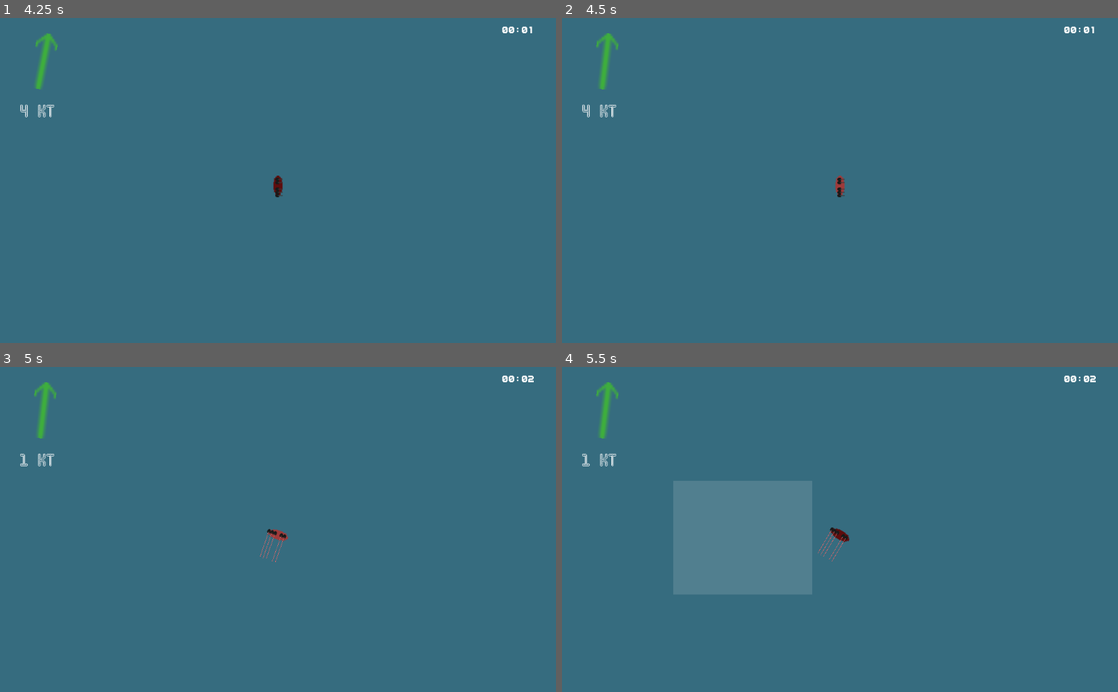
Above: before the commit, frames 1-4 (two rows, left to right).
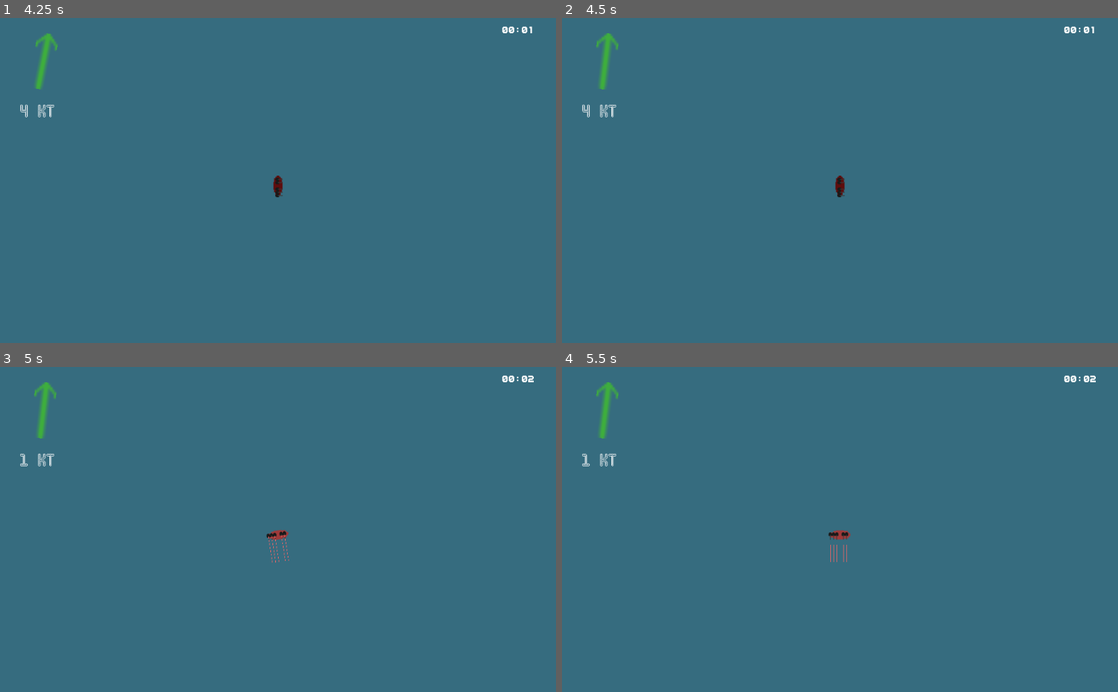
Above: after the commit, the same moments.

Repository: peter-shaw-benson/naval-game
Game: Godot game, scene res://gui/Primary Settings.tscn
Same seed, same stepped clock (60 frames per second), same inputs: the game is played once before the commit and once after it. This scene is started directly instead of the project's main scene.
Inputs (mouse positions are in pixels of both pictures, inside the frame that each line leads up to):
- Up to frame 1 (4.25 s): tap Enter at 0.5 s; move the mouse to (400, 164) at 0.52 s; hold Alt (modifier) 0.53-1.25 s; click (400, 164) at 0.67 s; tap Q (patrol) at 0.8 s; click "Main Menu" at 1.25 s; click "Start Game (New Version)" at 2 s; click "Start Game" at 2.75 s; drag from (55, 112) to (278, 187) at 3.52 s
- Up to frame 2 (4.5 s): hold B (stop) from 4.28 s (still down); click (840, 187) at 4.42 s
- Up to frame 3 (5 s): keep holding B (stop); right-click (278, 536) at 4.55 s
- Up to frame 4 (5.5 s): release B (stop) at 5 s; drag from (812, 594) to (673, 480) at 5.02 s

Frame 1 is identical in both runs. In frame 2, less than 0.1% of the frame differs, in the area x 49-51%, y 48-55%; in frame 3, 0.2%; in frame 4, 8.9%, in the area x 20-52%, y 35-70%.

Commit message:
adding ghost sprites

Diff:
--- a/Game Map/LineDrawer.gd
+++ b/Game Map/LineDrawer.gd
@@ -1,6 +1,8 @@
 extends Node2D
 
 var ship_list: Array
+
+var temp_target = Vector2(0,0)
 
 func _ready():
 	pass
@@ -20,7 +22,11 @@
 			#draw_circle(ship.global_position, ship.get_hiding(), Color8(211, 84, 0, 40))
 			if ship and ship.get_path_showing():
 				if ship.is_patrolling() == false:
-					draw_line(ship.global_position, ship.current_target, Color.green, 1.5)
+					if Input.is_action_pressed("right_click") and ship.selected:
+						# kinda a hacky way to do it, but works with the new released logic
+						draw_line(ship.global_position, temp_target, Color.green, 1.5)
+					else:
+						draw_line(ship.global_position, ship.current_target, Color.green, 1.5)
 
 				if !("PlaneSquad" in ship.get_name()) and len(ship.target_array) >= 1:
 					draw_line(ship.current_target, ship.target_array[0], Color.green, 1.5)
@@ -28,3 +34,6 @@
 					if len(ship.target_array) >= 2:
 						for i in range(1,len(ship.target_array)):
 							draw_line(ship.target_array[i-1], ship.target_array[i], Color.green, 1.5)
+
+func set_temp_target(temp_target):
+	self.temp_target = temp_target
--- a/Game Map/SelectionBox.gd
+++ b/Game Map/SelectionBox.gd
@@ -8,7 +8,8 @@
 var select_rect = RectangleShape2D.new()  # Collision shape for drag box.
 
 var dragging_right = false
-var right_mouse_pos = Vector2.ZERO
+var initial_right_mouse_pos = Vector2.ZERO
+var final_right_mouse_pos = Vector2.ZERO
 
 # implement this later lmao
 var formations = [
@@ -29,34 +30,37 @@
 	if event is InputEventMouseButton and event.button_index == 2:
 		if event.pressed:
 			dragging_right = true
-			right_mouse_pos = event.position
-
-			#print(selected_ships)
-
-			if len(selected_ships) == 1:
-				var selected_ship: ShipScene = selected_ships[0]
-
-				if selected_ship.is_in_group("player") and selected_ship.is_in_group("ship"):
-					selected_ship.handle_right_click(event.position)
-
-			# if there's multiple ships
-			else:
-				move_in_formation(event.position)
+			initial_right_mouse_pos = event.position
+
+			#print("right mouse clicked")
+			get_parent().get_node("LineDrawer").set_temp_target(event.position)
+
 		# if the right mouse is released
 		# need to add a "final angle" to the ship targeting
 		else:
 			dragging_right = false
+			final_right_mouse_pos = event.position
+
 
 			if len(selected_ships) == 1:
 				var selected_ship: ShipScene = selected_ships[0]
 
-				var angle_to_mouse = selected_ship.global_position.angle_to(event.position)
-				#print(angle_to_mouse)
-
 				if selected_ship.is_in_group("player") and selected_ship.is_in_group("ship"):
-					selected_ship.handle_final_turn(event.position)
+					selected_ship.handle_right_click(initial_right_mouse_pos)
+
+			# if there's multiple ships
 			else:
-				handle_final_turn(event.position)
+				move_in_formation(initial_right_mouse_pos)
+
+			if len(selected_ships) == 1:
+				var selected_ship: ShipScene = selected_ships[0]
+
+				if selected_ship.is_in_group("player") and selected_ship.is_in_group("ship"):
+					selected_ship.handle_final_turn(final_right_mouse_pos)
+			else:
+				self.handle_squadron_turn(final_right_mouse_pos)
+
+
 
 
 func _unhandled_input(event):
@@ -99,10 +103,10 @@
 			for item in selected:
 				# need to check if it's in the right group
 
-				if item.collider.is_in_group("ship"):
+				if item.collider.is_in_group("ship") and not item.collider in selected_ships:
 					selected_ships.append(item.collider)
 
-					#print(item.collider)
+				#print(item.collider)
 					item.collider.select()
 
 	if event is InputEventMouseMotion and dragging:
@@ -114,7 +118,7 @@
 				Color(.9, .9, .9, 0.15), true)
 
 	if dragging_right:
-		draw_line(right_mouse_pos, get_global_mouse_position(), Color.purple, 1.0)
+		draw_line(initial_right_mouse_pos, get_global_mouse_position(), Color.purple, 1.0)
 
 func _process(delta):
 	update()
@@ -123,7 +127,8 @@
 	if Input.is_action_pressed("modifier"):
 
 		for s in selected_ships:
-			s.handle_right_click(event_position)
+			#s.handle_right_click(event_position)
+			pass
 
 	else:
 		if len(selected_ships) > 1:
@@ -137,28 +142,38 @@
 			# finally, we create "virtual targets" for all the ships, and handle the right click
 			var virtual_target = Vector2(0,0)
 
+			#print(selected_ships)
+			#print(selected)
 			for s in selected_ships:
 				virtual_target = s.global_position + target_vector
 				s.handle_right_click(virtual_target)
 
 
-func handle_final_turn(mouse_turn_target):
-
-	var average_position = get_average_ship_position()
-
-	var angle_to_mouse = average_position.angle_to(mouse_turn_target)
-	#print(angle_to_mouse)
-
-	for s in selected_ships:
-		s.handle_final_turn(mouse_turn_target)
-
+func handle_squadron_turn(mouse_turn_target):
+
+		if len(selected_ships) > 1:
+			# here, we find the average position of all the ships in the array
+			var average_position = get_average_ship_position()
+
+			# then, we find the offset between the average position and the placement
+			# this is the vector from the ship cluster to the target
+			var target_vector = mouse_turn_target - average_position
+
+			# finally, we create "virtual targets" for all the ships, and handle the right click
+			var virtual_target = Vector2(0,0)
+
+			for s in selected_ships:
+				virtual_target = s.global_position + target_vector
+				s.handle_final_turn(virtual_target)
 
 func clear_selections():
 	self.selected = []
 
 func add_ship(ship):
-	#print("adding ship to selected array")
-	self.selected_ships.append(ship)
+
+	if not ship in selected_ships:
+		#print("adding ship to selected array")
+		self.selected_ships.append(ship)
 
 func remove_ship(ship):
 
@@ -180,3 +195,7 @@
 	average_position.y /= len(selected_ships)
 
 	return average_position
+
+func draw_ghost_ships():
+	# go through
+	pass
--- a/Ships2/CombatUnit.gd
+++ b/Ships2/CombatUnit.gd
@@ -149,37 +149,13 @@
 
 
 # SELECT / DESELCT
-
 func select():
-	print("ship selected")
-
-	if self.is_in_group("player"):
-
-		selected = true
-		get_node("Sprite").animation = type + "_clicked"
-		get_node("Sprite").set_frame(faction)
-
-		#print(get_node("Sprite").animation)
-
-		# yikes this might not hold up
-		emit_signal("ship_selected", self)
-
-		last_button = ""
-
-		unlock_turrets()
-
+	pass
 
 func deselect():
-	selected = false
-
-	get_node("Sprite").animation = type + "_basic"
-	get_node("Sprite").set_frame(faction)
-
-	lock_turrets()
-
-	#print(get_node("Sprite").animation)
-
-	emit_signal("ship_deselected", self)
+	pass
+
+
 
 func set_sprite_type(new_type):
 	self.sprite_type = new_type
@@ -202,8 +178,7 @@
 func _input_event(viewport, event, shape_idx):
 	if event is InputEventMouseButton \
 	and event.button_index == 1 \
-	and event.pressed:
-
+	and !event.pressed:
 		# removing for now
 		# print("(combat unit) mouse clicked")
 		# this still registers 4 mouse press events per actual mouse click
@@ -215,7 +190,7 @@
 	# Deselct when clicked outside the squadron
 	if event is InputEventMouseButton \
 	and event.button_index == BUTTON_LEFT \
-	and event.pressed:
+	and !event.pressed:
 		#print("unhandled input")
 		if self.selected:
 			self.deselect()
--- a/Ships2/ShipScene.gd
+++ b/Ships2/ShipScene.gd
@@ -17,7 +17,7 @@
 var stopped = false
 var patrolling = false
 var target_array = []
-var target_angle = {"turning": false, "angle":0}
+var target_angle = {"turning": false, "turn_point": Vector2(0,0)}
 
 # fire stuff
 var burning_ships = []
@@ -86,8 +86,6 @@
 func handle_right_click(placement):
 	#print("handling right click")
 
-	## THIS FUNCTION will be changed
-
 	if selected and GameState.get_playerFaction() == get_faction():
 		# this works properly for patrols:
 		# print("last button:", last_button)
@@ -100,6 +98,7 @@
 			#print(target_array)
 
 		elif last_button == "patrol":
+			print("patrolling")
 			patrolling = true
 			current_target = placement
 			target_array.append(self.global_position)
@@ -107,6 +106,7 @@
 			print(target_array)
 			print(current_target)
 			print(self.global_position)
+			print("patrolling value:", patrolling)
 
 			emit_signal("new_course_change", current_target, placement)
 
@@ -119,6 +119,7 @@
 		else:
 			patrolling = false
 			target_array = []
+			#print("stopped patrolling for some reason?")
 
 			# unstops the ship, and also sets the current speed mode
 			if stopped:
@@ -138,9 +139,10 @@
 			current_target = placement
 
 
-func handle_final_turn(vector):
+func handle_final_turn(turn_point):
 	self.target_angle["turning"] = true
-	self.target_angle["angle"] = vector.angle() + PI/2
+
+	self.target_angle["turn_point"] = turn_point
 
 	#print(self.target_angle)
 
@@ -190,6 +192,39 @@
 # change this (hardcode) for now.
 # change arrow to the ship type later
 
+func select():
+
+	if self.is_in_group("player"):
+
+		selected = true
+		get_node("Sprite").animation = type + "_clicked"
+		get_node("Sprite").set_frame(faction)
+
+		print(get_node("Sprite").animation)
+
+		# yikes this might not hold up
+		emit_signal("ship_selected", self)
+
+		last_button = ""
+
+		unlock_turrets()
+
+		draw_ghost_sprite()
+
+func deselect():
+	selected = false
+
+	get_node("Sprite").animation = type + "_basic"
+	get_node("Sprite").set_frame(faction)
+
+	lock_turrets()
+
+	print(get_node("Sprite").animation)
+
+	emit_signal("ship_deselected", self)
+
+	hide_ghost_sprite()
+
 #func select():
 #	print("selecting")
 #
@@ -279,11 +314,15 @@
 		var movement_vector = Vector2(0,0)
 		#if distance to target is small and there are queued targets,
 		#remove the target from the queue and update the current target
+
+
+		#print("patrolling, target array:", target_array)
 		if global_position.distance_to(current_target) < 10 and len(target_array) > 0:
 			emit_signal("reached_target")
 
 			if patrolling:
 				target_array.append(current_target)
+				#print("patrolling, target array:", target_array)
 
 			current_target = target_array[0]
 
@@ -305,18 +344,15 @@
 			velocity_vector = move_and_slide(self.velocity_vector)
 
 		elif self.target_angle["turning"]:
-			self.global_rotation = lerp_angle(self.global_rotation, target_angle["angle"], self.turn_weight)
-			#self.rotation = target_angle["angle"]
-			# small amount in radians
-			#print(self.rotation, "\t", target_angle["angle"])
-
-			if abs(self.global_rotation - target_angle["angle"]) <= 0.01:
-
-				print("ship rotation; target angle")
-				print(self.global_rotation, "\t", target_angle["angle"])
-
+			var angle_to_turn_target = (target_angle["turn_point"] - self.global_position).normalized().angle() + PI/2
+
+			self.global_rotation = lerp_angle(self.global_rotation, angle_to_turn_target, self.turn_weight)
+			# recycling some code earlier – couldn't figure it out any other way
+
+			if abs(angle_to_turn_target - self.global_rotation) <= 0.01:
+				# if we reached the turn targe,t stope turning
 				self.target_angle["turning"] = false
-				self.target_angle["angle"] = 0
+				self.target_angle["turn_point"] = self.global_position
 
 	position.x = clamp(position.x, 0, screen_size.x)
 	position.y = clamp(position.y, 0, screen_size.y)
@@ -374,3 +410,12 @@
 #
 #	for t in turrets:
 #		t.point_to(mouse_position)
+
+
+func draw_ghost_sprite():
+	get_node("GhostSprite").visible = false
+
+
+func hide_ghost_sprite():
+	#print("hiding ghost sprite")
+	get_node("GhostSprite").visible = false
--- a/Ships2/ShipScene.tscn
+++ b/Ships2/ShipScene.tscn
@@ -1,52 +1,9 @@
-[gd_scene load_steps=13 format=2]
+[gd_scene load_steps=6 format=2]
 
-[ext_resource path="res://art/Individual Ship Sprite/Gunboat/gunboat_basic.png" type="Texture" id=1]
+[ext_resource path="res://art/Individual Ship Sprite/Gunboat/GunboatSprite.tres" type="SpriteFrames" id=1]
 [ext_resource path="res://Ships2/ShipScene.gd" type="Script" id=2]
 [ext_resource path="res://Miscellaneous/Detection Area.tscn" type="PackedScene" id=3]
 [ext_resource path="res://Ships2/Turrets/Turret.tscn" type="PackedScene" id=5]
-
-[sub_resource type="AtlasTexture" id=4]
-flags = 4
-atlas = ExtResource( 1 )
-region = Rect2( 0, 0, 32, 32 )
-
-[sub_resource type="AtlasTexture" id=5]
-flags = 4
-atlas = ExtResource( 1 )
-region = Rect2( 0, 32, 32, 32 )
-
-[sub_resource type="AtlasTexture" id=6]
-flags = 4
-atlas = ExtResource( 1 )
-region = Rect2( 0, 64, 32, 32 )
-
-[sub_resource type="AtlasTexture" id=1]
-flags = 4
-atlas = ExtResource( 1 )
-region = Rect2( 32, 0, 32, 32 )
-
-[sub_resource type="AtlasTexture" id=2]
-flags = 4
-atlas = ExtResource( 1 )
-region = Rect2( 32, 32, 32, 32 )
-
-[sub_resource type="AtlasTexture" id=3]
-flags = 4
-atlas = ExtResource( 1 )
-region = Rect2( 32, 64, 32, 32 )
-
-[sub_resource type="SpriteFrames" id=7]
-animations = [ {
-"frames": [ SubResource( 4 ), SubResource( 5 ), SubResource( 6 ) ],
-"loop": true,
-"name": "gunboat_basic",
-"speed": 5.0
-}, {
-"frames": [ SubResource( 1 ), SubResource( 2 ), SubResource( 3 ) ],
-"loop": true,
-"name": "gunboat_clicked",
-"speed": 5.0
-} ]
 
 [sub_resource type="CapsuleShape2D" id=8]
 radius = 23.969
@@ -59,7 +16,12 @@
 
 [node name="Sprite" type="AnimatedSprite" parent="."]
 scale = Vector2( 2, 2 )
-frames = SubResource( 7 )
+frames = ExtResource( 1 )
+animation = "gunboat_basic"
+
+[node name="GhostSprite" type="AnimatedSprite" parent="."]
+scale = Vector2( 2, 2 )
+frames = ExtResource( 1 )
 animation = "gunboat_basic"
 
 [node name="Hitbox" type="CollisionShape2D" parent="."]
--- a/Weapons/PlaneWeapons/LevelBomb.gd
+++ b/Weapons/PlaneWeapons/LevelBomb.gd
@@ -1,7 +1,7 @@
 extends "res://Weapons/Weapon.gd"
 
 var weapon_stats = {
-	"speed": 40
+	"speed": 40,
 	"max_range": 40,
 	"fire_rate": 8,
 	"damage": 10,
--- /dev/null
+++ b/art/Individual Ship Sprite/Gunboat/GunboatSprite.tres
@@ -0,0 +1,46 @@
+[gd_resource type="SpriteFrames" load_steps=8 format=2]
+
+[ext_resource path="res://art/Individual Ship Sprite/Gunboat/gunboat_basic.png" type="Texture" id=1]
+
+[sub_resource type="AtlasTexture" id=4]
+flags = 4
+atlas = ExtResource( 1 )
+region = Rect2( 0, 0, 32, 32 )
+
+[sub_resource type="AtlasTexture" id=5]
+flags = 4
+atlas = ExtResource( 1 )
+region = Rect2( 0, 32, 32, 32 )
+
+[sub_resource type="AtlasTexture" id=6]
+flags = 4
+atlas = ExtResource( 1 )
+region = Rect2( 0, 64, 32, 32 )
+
+[sub_resource type="AtlasTexture" id=1]
+flags = 4
+atlas = ExtResource( 1 )
+region = Rect2( 32, 0, 32, 32 )
+
+[sub_resource type="AtlasTexture" id=2]
+flags = 4
+atlas = ExtResource( 1 )
+region = Rect2( 32, 32, 32, 32 )
+
+[sub_resource type="AtlasTexture" id=3]
+flags = 4
+atlas = ExtResource( 1 )
+region = Rect2( 32, 64, 32, 32 )
+
+[resource]
+animations = [ {
+"frames": [ SubResource( 4 ), SubResource( 5 ), SubResource( 6 ) ],
+"loop": true,
+"name": "gunboat_basic",
+"speed": 5.0
+}, {
+"frames": [ SubResource( 1 ), SubResource( 2 ), SubResource( 3 ) ],
+"loop": true,
+"name": "gunboat_clicked",
+"speed": 5.0
+} ]
--- a/project.godot
+++ b/project.godot
@@ -275,6 +275,11 @@
 "events": [ Object(InputEventKey,"resource_local_to_scene":false,"resource_name":"","device":0,"alt":false,"shift":false,"control":false,"meta":false,"command":false,"pressed":false,"scancode":16777240,"physical_scancode":0,"unicode":0,"echo":false,"script":null)
  ]
 }
+right_click={
+"deadzone": 0.5,
+"events": [ Object(InputEventMouseButton,"resource_local_to_scene":false,"resource_name":"","device":0,"alt":false,"shift":false,"control":false,"meta":false,"command":false,"button_mask":0,"position":Vector2( 0, 0 ),"global_position":Vector2( 0, 0 ),"factor":1.0,"button_index":2,"pressed":false,"doubleclick":false,"script":null)
+ ]
+}
 
 [layer_names]
 
Not shown, changed: .DS_Store
